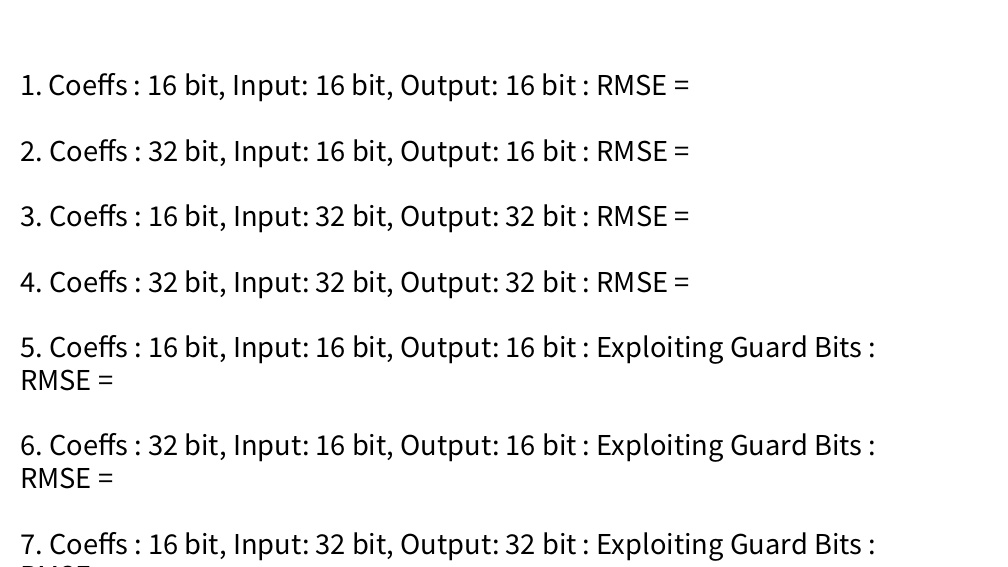
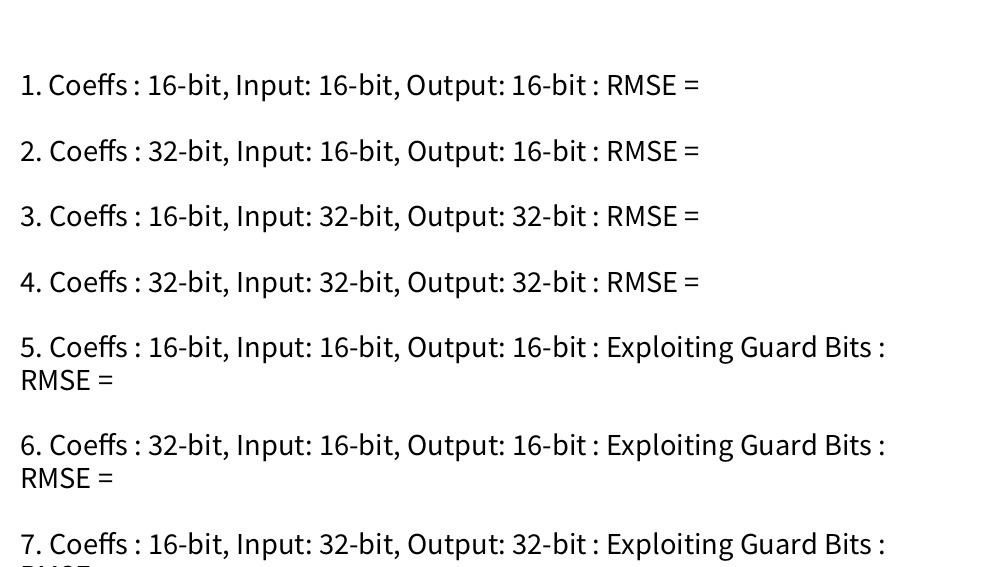
Before and after one commit to chbsaikiran/CBIT-DSP-SEMINAR-RELATED, a slide deck: slide 64 of Slides/From Theory to Code_ Fixed-Point FIR Filter Design and Speech Quality Evaluation.pptx (slide 63 before the commit). Drawn at 1008x567 pixels with LibreOffice and Linux fonts; fonts in the diff are those of the drawing. Boxes give left, top, right and bottom in pixels: in the first picture for what was removed or moved away, otherwise in the second. Text is boxed around its words. In the diff, an @@ line names an element or a change of style, - is before the commit and + after.

Commit message:
updated slides

```diff
--- a/Slides/From Theory to Code_ Fixed-Point FIR Filter Design and Speech Quality Evaluation.pptx
+++ b/Slides/From Theory to Code_ Fixed-Point FIR Filter Design and Speech Quality Evaluation.pptx
@@ text at <box>20,73,872,561</box>: text changed @@
-1. Coeffs : 16 bit, Input: 16 bit, Output: 16 bit : RMSE =
-2. Coeffs : 32 bit, Input: 16 bit, Output: 16 bit : RMSE =
-3. Coeffs : 16 bit, Input: 32 bit, Output: 32 bit : RMSE =
-4. Coeffs : 32 bit, Input: 32 bit, Output: 32 bit : RMSE =
-5. Coeffs : 16 bit, Input: 16 bit, Output: 16 bit : Exploiting Guard Bits : RMSE =
-6. Coeffs : 32 bit, Input: 16 bit, Output: 16 bit : Exploiting Guard Bits : RMSE =
-7. Coeffs : 16 bit, Input: 32 bit, Output: 32 bit : Exploiting Guard Bits : RMSE =
+1. Coeffs : 16-bit, Input: 16-bit, Output: 16-bit : RMSE =
+2. Coeffs : 32-bit, Input: 16-bit, Output: 16-bit : RMSE =
+3. Coeffs : 16-bit, Input: 32-bit, Output: 32-bit : RMSE =
+4. Coeffs : 32-bit, Input: 32-bit, Output: 32-bit : RMSE =
+5. Coeffs : 16-bit, Input: 16-bit, Output: 16-bit : Exploiting Guard Bits : RMSE =
+6. Coeffs : 32-bit, Input: 16-bit, Output: 16-bit : Exploiting Guard Bits : RMSE =
+7. Coeffs : 16-bit, Input: 32-bit, Output: 32-bit : Exploiting Guard Bits : RMSE =
```
